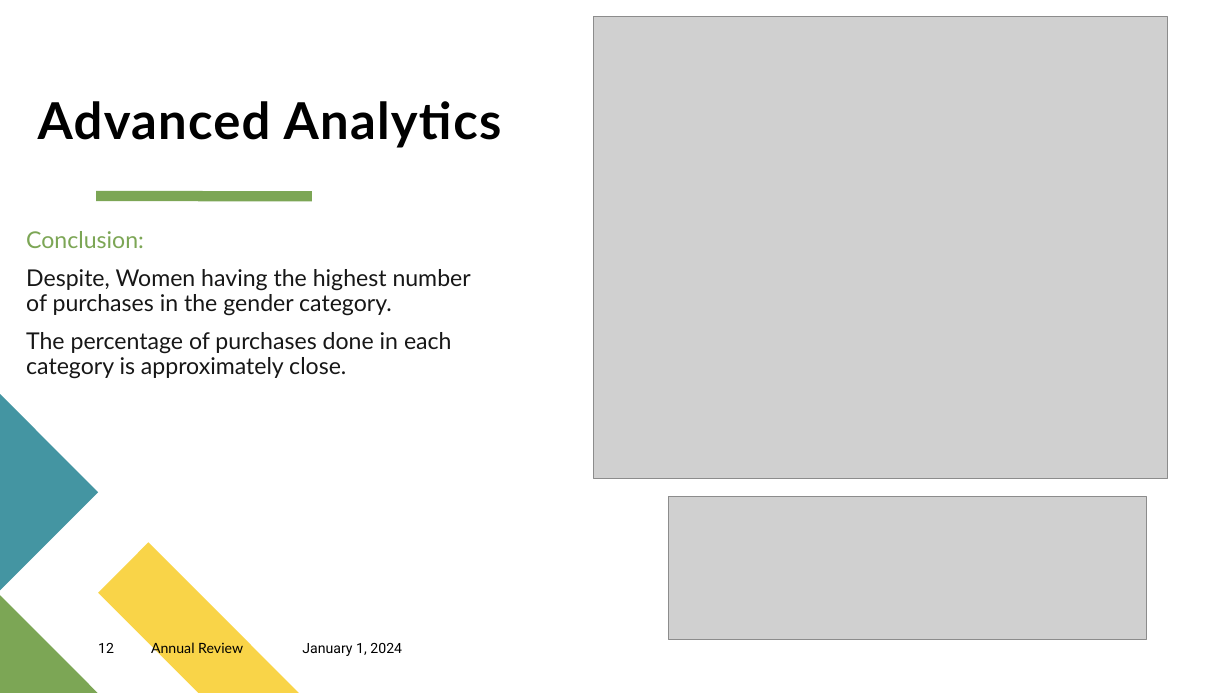
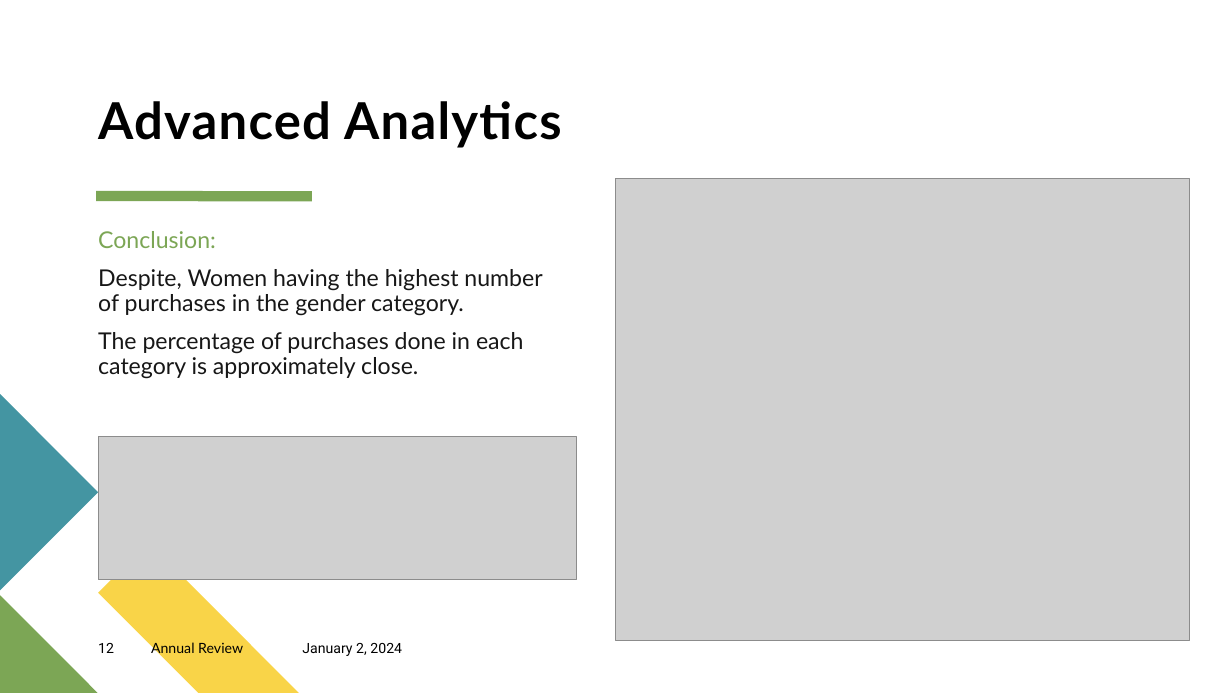
Before and after one commit to AlyAEE/Sports-Wear-Group-Classification-Project, a slide deck: slide 12 of Sport Wear Group Analytics.pptx. Drawn at 1232x693 pixels with LibreOffice and Linux fonts; fonts in the diff are those of the drawing; grey boxes stand for pictures. Boxes give left, top, right and bottom in pixels: in the first picture for what was removed or moved away, otherwise in the second. Text is boxed around its words. In the diff, an @@ line names an element or a change of style, - is before the commit and + after.

```diff
--- a/Sport Wear Group Analytics.pptx
+++ b/Sport Wear Group Analytics.pptx
@@ title "Advanced Analytics": place and size @@
-title "Advanced Analytics" at (38, 101, 502, 148)
+title "Advanced Analytics" at (98, 101, 562, 148)
@@ picture: place and size @@
-picture at (593, 17, 1167, 479)
+picture at (616, 178, 1190, 640)
@@ text "Conclusion:": place and size @@
-text "Conclusion:" at (26, 231, 471, 379)
+text "Conclusion:" at (98, 231, 542, 379)
@@ picture: place and size @@
-picture at (669, 496, 1147, 640)
+picture at (98, 436, 576, 579)
@@ text at (302, 643, 402, 656): text changed @@
-January 1, 2024
+January 2, 2024
```
Also in this commit, not shown: 29 other slides changed, 2 slides added, 1 other file.
